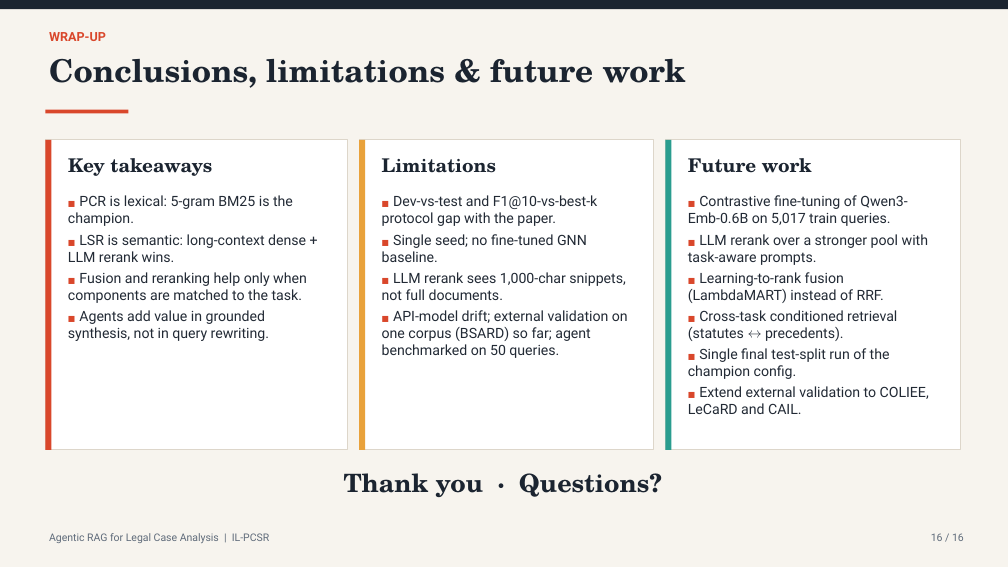
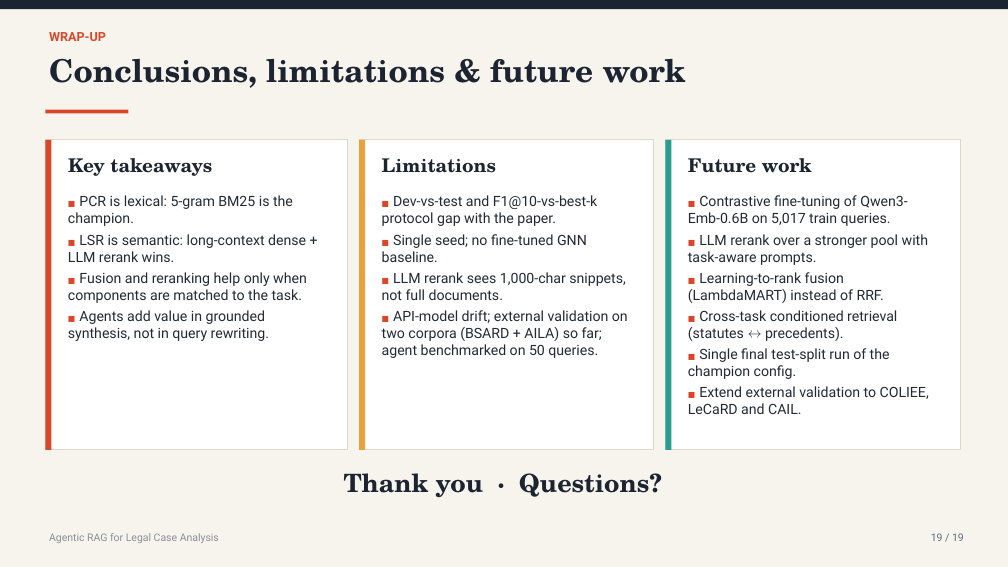
Before and after one commit to sakshi-patil-1111/legal-rag, a slide deck: slide 19 of BTech_Latex_Report/Legal_RAG_Project.pptx (slide 16 before the commit). Drawn at 1008x567 pixels with LibreOffice and Linux fonts; fonts in the diff are those of the drawing. Boxes give left, top, right and bottom in pixels: in the first picture for what was removed or moved away, otherwise in the second. Text is boxed around its words. In the diff, an @@ line names an element or a change of style, - is before the commit and + after.

```diff
--- a/BTech_Latex_Report/Legal_RAG_Project.pptx
+++ b/BTech_Latex_Report/Legal_RAG_Project.pptx
@@ text at box(382, 310, 628, 358): text changed @@
-■ API-model drift; external validation on one corpus (BSARD) so far; agent benchmarked on 50 queries.
+■ API-model drift; external validation on two corpora (BSARD + AILA) so far; agent benchmarked on 50 queries.
@@ text at box(49, 533, 219, 543): text changed; text colour #5F6B7A to #8A8F98 @@
-Agentic RAG for Legal Case Analysis | IL-PCSR
+Agentic RAG for Legal Case Analysis
@@ text at box(931, 533, 964, 541): text changed @@
-16 / 16
+19 / 19
```
Also in this commit, not shown: 14 other slides changed, 4 slides added, 1 slide removed.
